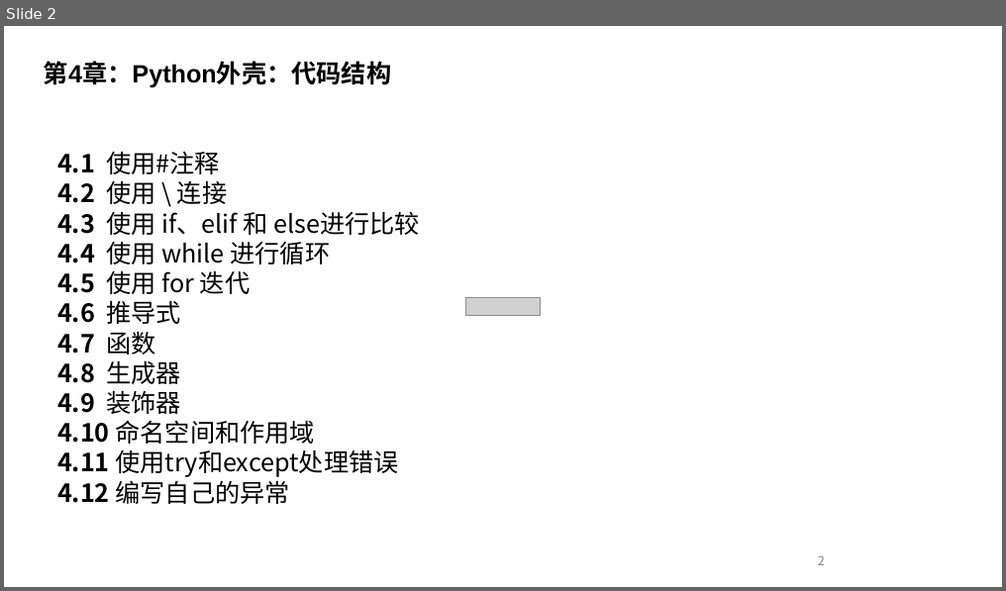
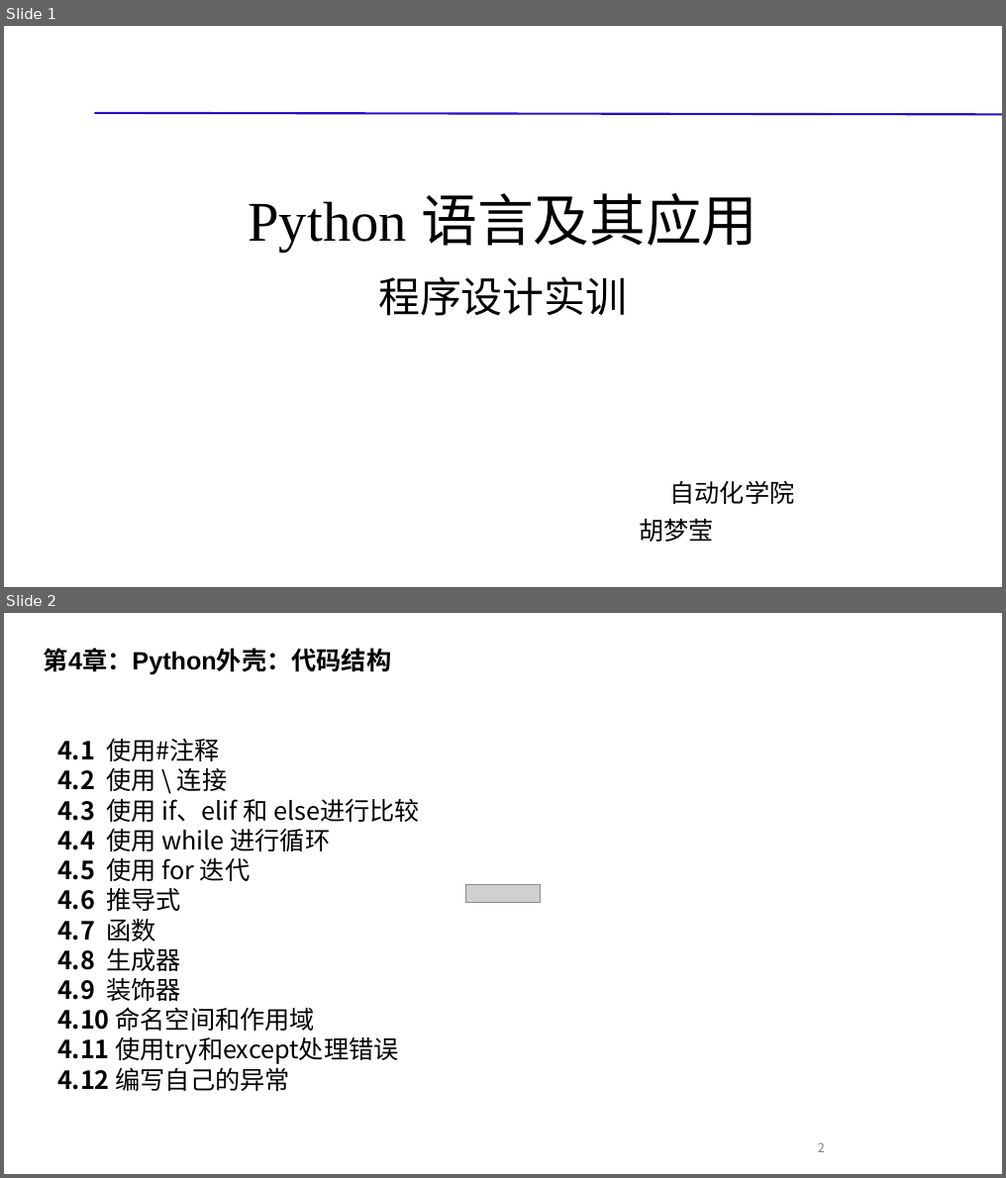
Before and after one commit to cimeguy/ML_for_Game-GoldenPoint, a slide deck: PPT/04代码结构.pptx. Shown one above the other, each under a label of ours: slide 2 before the commit, slides 1 and 2 after it. The pictures are 1006x591 and 1006x1178 pixels, drawn with LibreOffice and Linux fonts; fonts in the diff are those of the drawing; grey boxes stand for pictures; background and template pictures are left out. Boxes give left, top, right and bottom in pixels: in the first picture for what was removed or moved away, otherwise in the second. Text is boxed around its words. In the diff, an @@ line names an element or a change of style, - is before the commit and + after.

```diff
--- a/PPT/04代码结构.pptx
+++ b/PPT/04代码结构.pptx
@@ slide 1 added at box(4, 26, 1002, 587), background #FFFFFF @@
@@ line added from (94, 113) to (1002, 114), #270EC2 2 pt @@
@@ title added at box(248, 193, 757, 252), 54 pt, text #000000 @@
+Python 语言及其应用
@@ subtitle added at box(378, 276, 794, 542), 24 pt, text #000000 @@
+程序设计实训
+自动化学院
+胡梦莹
```
Also in this commit, not shown: 9 slides changed, 1 slide removed.
